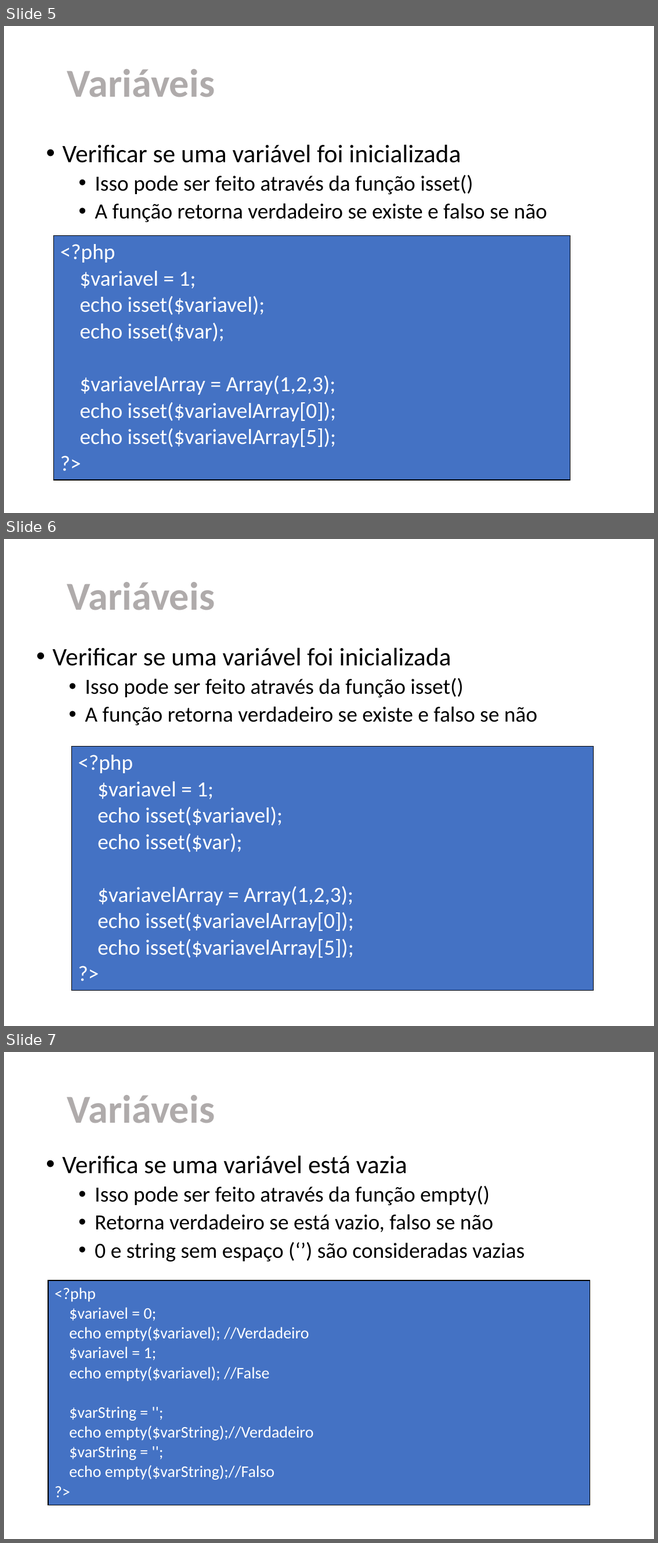
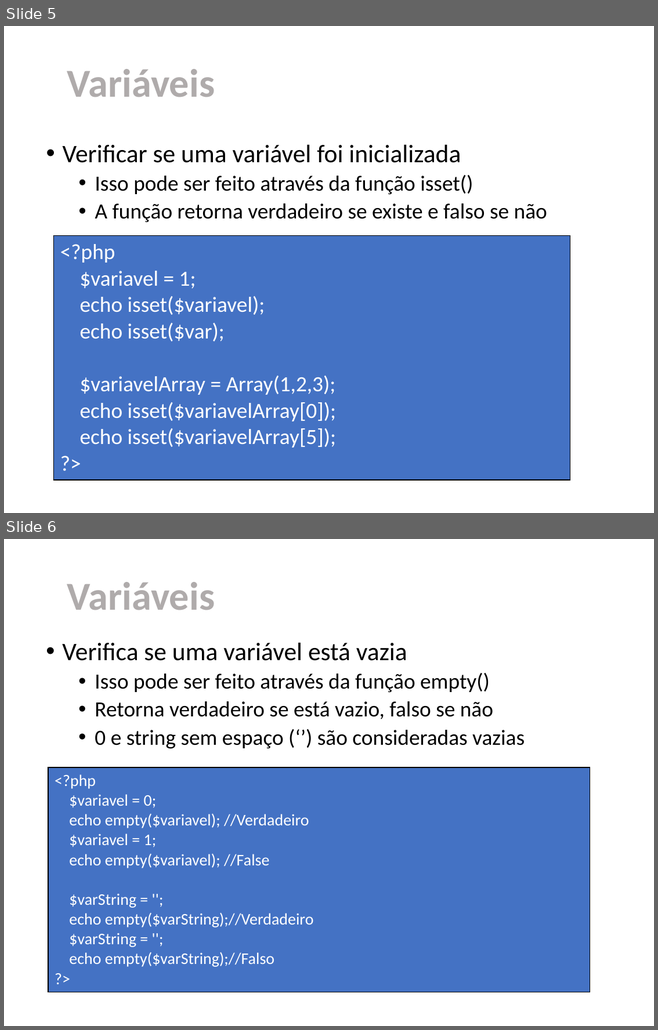
Before and after one commit to gelvaziosenac/PROGRAMADOR_WEB, a slide deck: slides/SLIDE 04 - NOCOES BASICAS PHP 02.pptx. Shown one above the other, each under a label of ours: slides 5, 6 and 7 before the commit, slides 5 and 6 after it. The pictures are 658x1543 and 658x1030 pixels, drawn with LibreOffice and Linux fonts; fonts in the diff are those of the drawing; background and template pictures are left out. Boxes give left, top, right and bottom in pixels: in the first picture for what was removed or moved away, otherwise in the second. Text is boxed around its words. In the diff, an @@ line names an element or a change of style, - is before the commit and + after.

```diff
--- a/slides/SLIDE 04 - NOCOES BASICAS PHP 02.pptx
+++ b/slides/SLIDE 04 - NOCOES BASICAS PHP 02.pptx
@@ slide 6 removed at bbox=[4, 539, 654, 1026], background picture (left out) @@
@@ text removed at bbox=[67, 582, 215, 610] @@
-Variáveis
@@ text removed at bbox=[53, 647, 537, 726] @@
-• Verificar se uma variável foi inicializada
-  • Isso pode ser feito através da função isset()
-  • A função retorna verdadeiro se existe e falso se não
@@ table removed at bbox=[71, 746, 593, 989], 1 rows, 1 columns @@
-<?php / $variavel = 1; / echo isset($variavel); / echo isset($var); / $variavelArray = Array(1,2,3); / echo isset($variavelArray[0]); / echo isset($variavelArray[5]); / ?>
@@ what was slide 7 is now slide 6 @@
```
Also in this commit, not shown: 2 other files.
